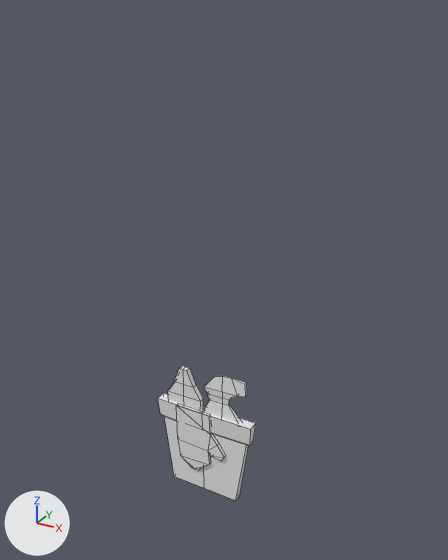
What one commit did to the FBX model TheCleanQueen/Assets/Art/Misc/Towerplacer.fbx.
One viewpoint serves both versions: a camera (50 mm lens) standing at (1.11, -1.86, 1.95) and looking at (0.06, 0.05, 1.0). Arrows for +X, +Y and +Z are at lower left; the lights stay in place. Mesh edges are drawn as thin lines. Where no turn or scale is listed for an object, it has been applied to the vertices.
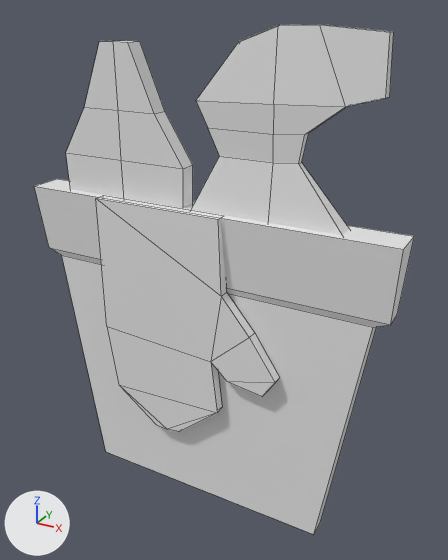
Pixel boxes (x1, y1, x2, y2) of what changed, in the pictures (448 x 560 px; the box of a moved part takes in the faces that stretch with it):
```json
{"object": "Cube.003", "change": "reshaped", "before": [158, 366, 256, 501], "after": [34, 24, 414, 534], "on screen": "285% wider, 276% taller"}
{"part": 1, "of": "me_cube_004", "change": "moved or reshaped", "before": [203, 376, 247, 423], "after": [191, 24, 394, 235]}
{"part": 2, "of": "me_cube_004", "change": "moved or reshaped", "before": [176, 403, 225, 470], "after": [96, 195, 280, 432]}
{"part": 3, "of": "me_cube_004", "change": "moved or reshaped", "before": [168, 366, 203, 410], "after": [66, 40, 193, 208]}
{"part": 4, "of": "me_cube_004", "change": "added", "after": [34, 179, 414, 534]}
{"part": 5, "of": "me_cube_004", "change": "deleted", "before": [158, 393, 256, 501]}
```

The change, as JSON lines over the scene's bpy script:
```json
{"block": "me_cube_004", "where": "# used by ob_cube_003; location = (0.0, 0.0, 0.0)"}
{"op": "remove", "block": "me_cube_004", "code": "me_cube_004.from_pydata(...)  # 103 vertices, 78 faces; spans x -0.227..0.223, y -0.027..0.023, z 0.002..0.602"}
{"op": "add", "block": "me_cube_004", "code": "me_cube_004.from_pydata(...)  # 97 vertices, 73 faces; spans x -0.758..0.742, y -0.082..0.068, z 0.006..1.906"}
{"block": "me_cube_004", "change": "me_cube_004 part 1: the loose piece of 31 vertices spanning x -0.015..0.189, y -0.013..0.013, z 0.394..0.602 is scaled about its middle by (3.33, 3, 3.17), then moved by (0.203, 0.0, 1.079)"}
{"block": "me_cube_004", "change": "me_cube_004 part 2: the loose piece of 28 vertices spanning x -0.128..0.104, y -0.027..-0.013, z 0.099..0.406 is scaled about its middle by (3.33, 3, 3.17), then moved by (-0.028, -0.04, 0.547)"}
{"block": "me_cube_004", "change": "me_cube_004 part 3: the loose piece of 22 vertices spanning x -0.18..-0.018, y -0.011..0.012, z 0.395..0.583 is scaled about its middle by (3.33, 3, 3.17), then moved by (-0.231, 0.001, 1.059)"}
{"block": "me_cube_004", "change": "me_cube_004 part 4: a new loose piece of 16 vertices spanning x -0.758..0.742, y -0.068..0.068, z 0.006..1.285"}
{"block": "me_cube_004", "change": "me_cube_004 part 5: the loose piece of 22 vertices spanning x -0.227..0.223, y -0.023..0.023, z 0.002..0.406 is deleted"}
```
